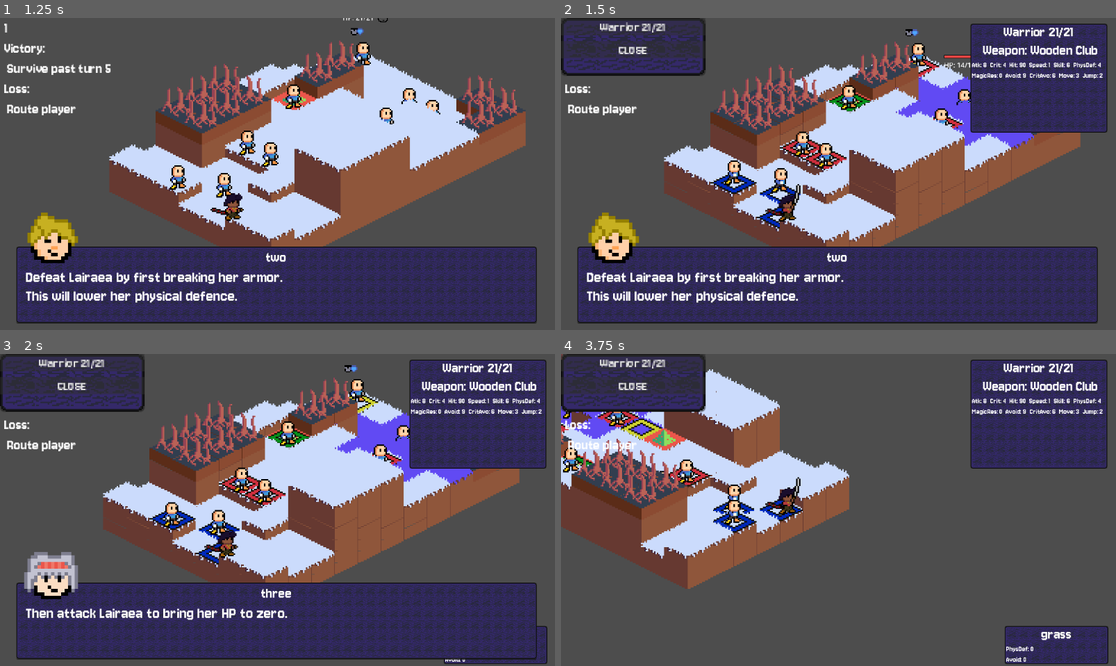
Above: before the commit, frames 1-4 (two rows, left to right).
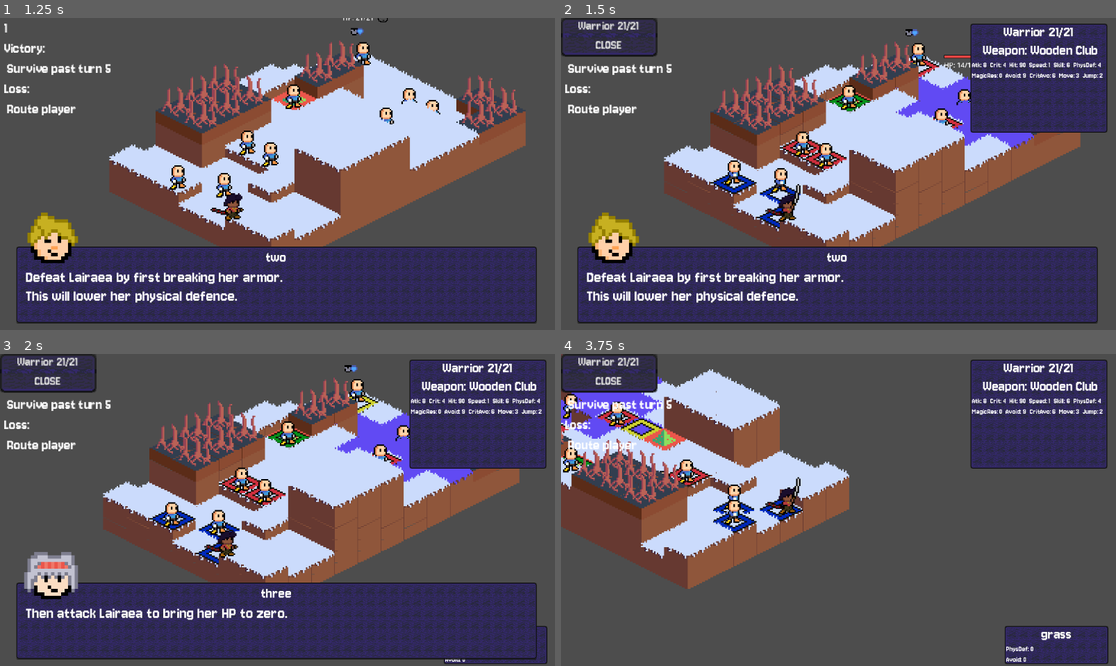
Above: after the commit, the same moments.

Repository: Puffe14/godot-breaker-srpg
Game: Godot game, scene res://RootScene.tscn
Two runs of this game, one before a commit and one after it. Both use one fixed random seed, a clock stepped at 60 frames per second and the inputs below. Before the commit the project starts from res://nodes/main_gui.tscn.
Inputs (mouse positions are in pixels of both pictures, inside the frame that each line leads up to):
- Up to frame 1 (1.25 s): drag from (510, 58) to (394, 24) at 0.52 s
- Up to frame 2 (1.5 s): drag from (993, 124) to (927, 64) at 1.27 s
- Up to frame 3 (2 s): no input
- Up to frame 4 (3.75 s): click "Warrior 21/21" at 2 s; move the mouse to (1038, 485) at 2.77 s; hold E (rotate_right) 2.78-3.5 s; tap Tab (deselect) at 2.85 s; click (1038, 485) at 3.05 s; drag from (566, 416) to (799, 475) at 3.52 s

Frame 1 is identical in both runs. In frame 2, 3.5% of the frame differs, in the area x 0-27%, y 0-19%; in frame 3, 3.5%; in frame 4, 3.6%.

Commit message:
Added forecasts strings for use in option menus, fixed issue with nulls in options

Diff:
--- a/nodes/menus/button_menu.tscn
+++ b/nodes/menus/button_menu.tscn
@@ -1,13 +1,15 @@
 [gd_scene format=3 uid="uid://crdd7l11uuw22"]
 
 [ext_resource type="Texture2D" uid="uid://dip55r228m6to" path="res://resources/images/ui/background-purple.png" id="1_lerbw"]
+[ext_resource type="FontFile" uid="uid://b1q1y0wi884fk" path="res://resources/fonts/Jersey_10/Jersey10-Regular.ttf" id="1_npdtd"]
 [ext_resource type="Script" uid="uid://6ho420hkl0gv" path="res://scripts/ui/button_menu.gd" id="1_rc8qm"]
 
 [sub_resource type="StyleBoxFlat" id="StyleBoxFlat_rc8qm"]
 bg_color = Color(0.19076231, 0.19076234, 0.19076222, 0.4745098)
 
 [sub_resource type="Theme" id="Theme_lerbw"]
-default_font_size = 10
+default_font = ExtResource("1_npdtd")
+default_font_size = 14
 Button/styles/normal = SubResource("StyleBoxFlat_rc8qm")
 
 [node name="Control" type="Control" unique_id=1714220438 node_paths=PackedStringArray("button_list_container", "menu_h_container", "hider_rect", "title")]
@@ -17,7 +19,7 @@
 anchor_bottom = 1.0
 grow_horizontal = 2
 grow_vertical = 2
-scale = Vector2(3, 3)
+scale = Vector2(2, 2)
 theme = SubResource("Theme_lerbw")
 script = ExtResource("1_rc8qm")
 button_list_container = NodePath("HMenuContainer/MarginContainer/PanelContainer/VBoxContainer/ButtonList")
--- a/project.godot
+++ b/project.godot
@@ -18,7 +18,7 @@
 config/name_localized={
 "tem_SL": ""
 }
-run/main_scene="uid://1ujjcngqv86f"
+run/main_scene="uid://jywlve753ycf"
 config/features=PackedStringArray("4.6", "GL Compatibility")
 boot_splash/image="uid://bjwbf02qpgcw8"
 config/icon="uid://808pernjhtg6"
--- a/resources/data/combat/heal.tres
+++ b/resources/data/combat/heal.tres
@@ -8,5 +8,6 @@
 target_attacks_start = 0
 no_counter = true
 override_vantage = true
+always_hits = true
 combat_type = 1
 metadata/_custom_type_script = "uid://dt5e46asuae27"
--- a/resources/data/combat/treat.tres
+++ b/resources/data/combat/treat.tres
@@ -9,5 +9,6 @@
 no_counter = true
 override_vantage = true
 cost = 5
+always_hits = true
 combat_type = 2
 metadata/_custom_type_script = "uid://dt5e46asuae27"
--- a/scripts/components/combat/combat.gd
+++ b/scripts/components/combat/combat.gd
@@ -21,6 +21,7 @@
 @export var hit_penalty_factor = 1
 @export var cost = 1
 @export var target_part: Constants.BodyPart = Constants.BodyPart.Head
+@export var always_hits = false
 var body_part_text: String = ""
 
 const dead_delay = 0.5
@@ -256,9 +257,26 @@
 		arw = "<" + arw
 	return arw
 
+func hit_crit_forecast_string() -> String:
+	var stdmg = ""
+	var tsdmg = ""
+	# if no integer is dealt, no need for dmg text
+	if not no_counter:
+		stdmg = str(forecast.aAtkNum) + "x" + str(forecast.aDmg) + ", h " + str(forecast.aHit) + "%, c " + str(forecast.aCrit) + "%"
+		tsdmg = str(forecast.bAtkNum) + "x" + str(forecast.bDmg) + ", h " + str(forecast.bHit) + "%, c " + str(forecast.bCrit) + "%"
+	elif combat_type == Type.Heal:
+		stdmg = str(selected.HL()) + " healing"
+	elif always_hits:
+		stdmg = "h 100%"
+	else:
+		stdmg = "h " + str(forecast.aHit) + "%, " + str(forecast.aCrit) + "%"
+	if no_counter or forecast.bAtkNum < 1:
+		tsdmg = "no counter"
+	return " " + stdmg + " vs " + tsdmg
+
 func _to_string() -> String:
 	if combat_type == Type.Wound || combat_type == Type.Break || combat_type == Type.Treat:
-		return type_dict[combat_type] + " " + part_string() + ": " + selected.character.myName + " -> " + targeted.character.myName
+		return type_dict[combat_type] + " " + part_string() + ": " + selected.character.myName + " -> " + targeted.character.myName + "\n" + hit_crit_forecast_string()
 	elif combat_type == Type.Attack:
-		return type_dict[combat_type] + ": " + selected.character.myName + " " + arrow_string() + " " + targeted.character.myName
-	return type_dict[combat_type] + ": " + selected.character.myName + " -> " + targeted.character.myName
+		return type_dict[combat_type] + ": " + selected.character.myName + " " + arrow_string() + " " + targeted.character.myName + "\n" + hit_crit_forecast_string()
+	return type_dict[combat_type] + ": " + selected.character.myName + " -> " + targeted.character.myName + "\n" + hit_crit_forecast_string()
--- a/scripts/ui/button_option.gd
+++ b/scripts/ui/button_option.gd
@@ -20,6 +20,7 @@
 	Constants.BodyPart.Torso: preload("res://resources/images/status/armor torso.png")
 }
 
+## Takes game, item?, user? and creates text based on str(item) and adds icon based on item type
 func _init(_game: Game, _item = null, _user = null) -> void:
 	text = str(_item)
 	game = _game
@@ -30,16 +31,22 @@
 	if item:
 		if "consumable" in item and item.consumable:
 			icon = load("res://resources/images/items/itm_consumable.png")
+		if "medkit" in item and item.medkit:
+			icon = load("res://resources/images/items/med_medkit.png")
 		if "weapon" in item and "equipment" in item and item.weapon:
 			icon = wpnTypeDict[item.weapon.wpnType]
 		if "armor" in item and item.armor:
 			icon = armorTypeDict[item.armor.part]
+	if item == null:
+		text = "empty"
 
 func pressed_option() -> Array:
 	var options: Array = []
 	# if the options is an action, play it instead
 	if item and item.has_method("play"):
 		game.add_to_queue(item, user)
+		return []
+	if item == null:
 		return []
 	## create sub menu options
 	# if the item has an inventory
Not shown: 1 places in resources/data/combat/heal.tres that only renumber resources
Not shown: 1 places in resources/data/combat/treat.tres that only renumber resources
